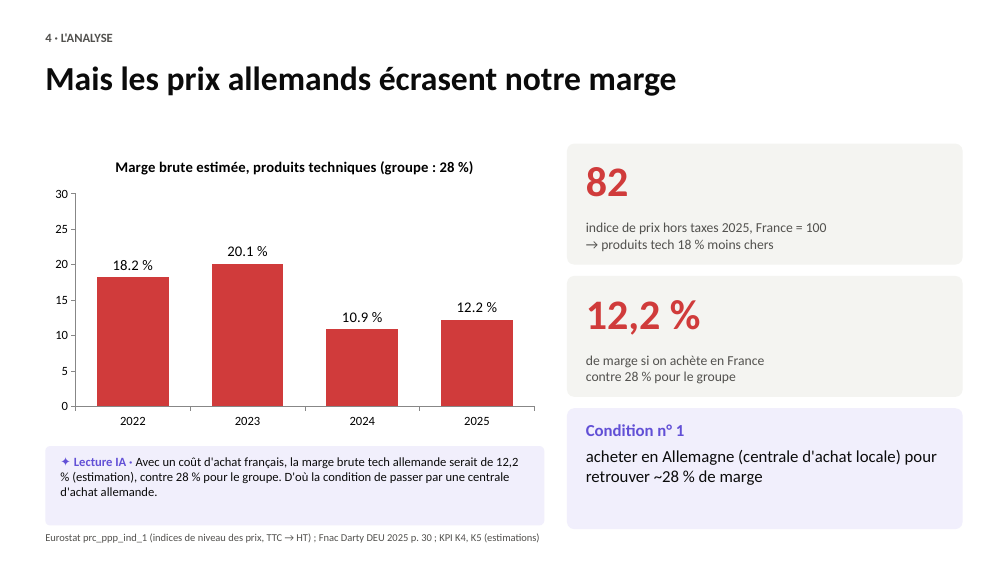
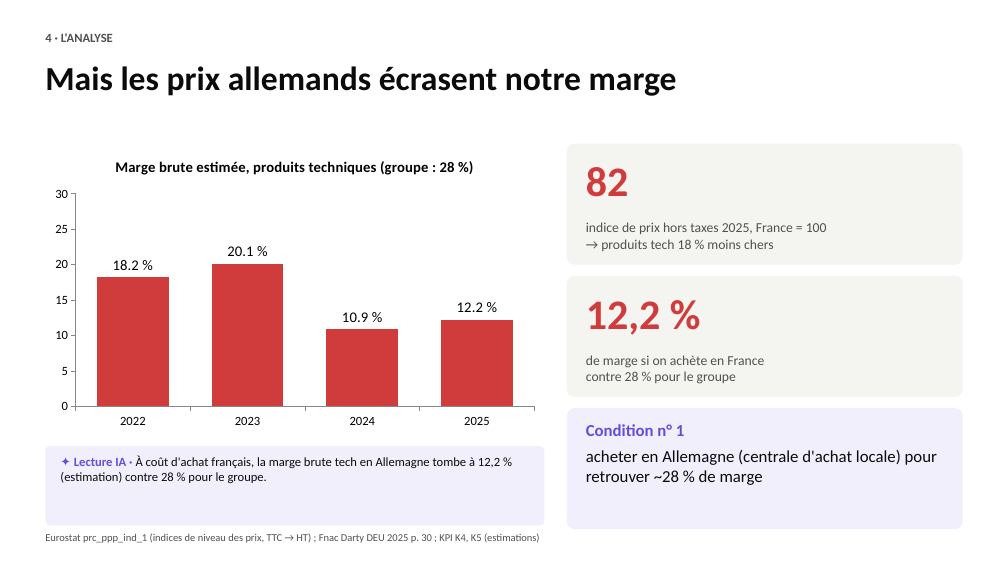
Before and after one commit to romane13long-source/fnac-expansion-allemagne, a slide deck: slide 6 of docs/Comex_Fnac_Allemagne.pptx. Drawn at 1008x567 pixels with LibreOffice and Linux fonts; fonts in the diff are those of the drawing. Boxes give left, top, right and bottom in pixels: in the first picture for what was removed or moved away, otherwise in the second. Text is boxed around its words. In the diff, an @@ line names an element or a change of style, - is before the commit and + after.

```diff
--- a/docs/Comex_Fnac_Allemagne.pptx
+++ b/docs/Comex_Fnac_Allemagne.pptx
@@ text at [60,455,500,483]: text changed @@
-✦ Lecture IA · Avec un coût d'achat français, la marge brute tech allemande serait de 12,2 % (estimation), contre 28 % pour le groupe. D'où la condition de passer par une centrale d'achat allemande.
+✦ Lecture IA · À coût d'achat français, la marge brute tech en Allemagne tombe à 12,2 % (estimation) contre 28 % pour le groupe.
```
Also in this commit, not shown: 2 other slides changed, 8 other files.
